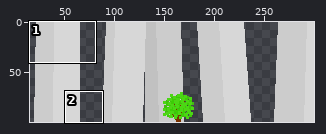
One commit to this sprite sheet: sprites/spr_junglebckgrnd_middle/layers/3fb82b8f-982a-4055-812a-0d083a6b7ca0/3bad359e-47ea-4571-80c9-3a5955a5948b.png. The first picture is a wide view before the edit; the outline marks the close-up.
Close-up. Before:
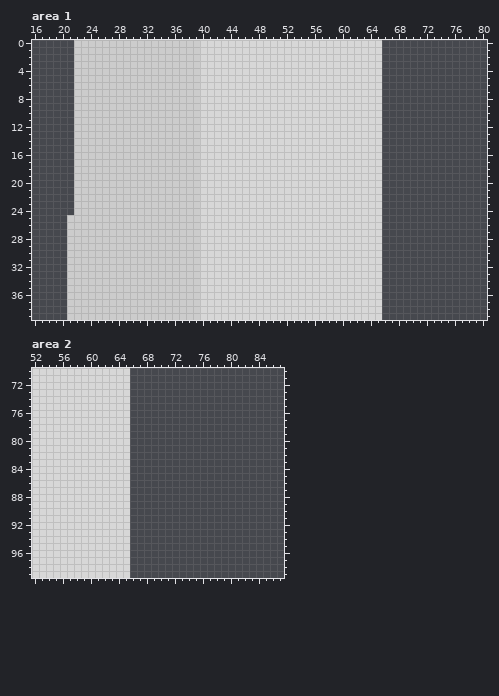
Shown: area 1: x 16..80, y 0..39; area 2: x 52..87, y 70..99. The wide view leaves out empty margins.
After:
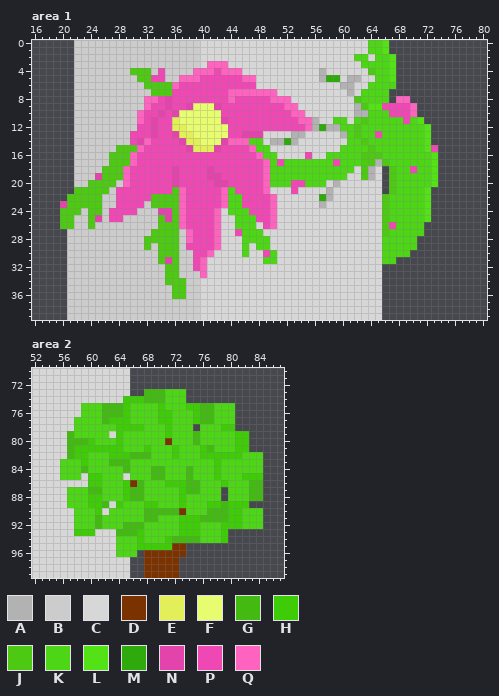
Palette (. is transparent): A #b2b2b2  B #cccccc  C #d7d7d7  D #7a3200  E #e3ef58  F #e7fc6e  G #42ba12  H #3dcc06  J #4dc914  K #4cd615  L #53e216  M #2faa0d  N #e244ab  P #ef47b3  Q #ff63c0
Change:
file 3000x1000 -> 300x100 pixels (blocks of 10x10 -> 1x1; one block is one cell here)
Changed rows in their new state; - is an unchanged pixel.
Area 1:
first column x 20:
 0 --------------------------------------------KKL-------
 1 --------------------------------------------KKL-------
 2 ------------------------------------------KK-KKL------
 3 ---------------------QQQ-------------------KKKKL------
 4 ----------JJJ-P----QQQPQQQ-----------A------JKKL------
 5 -----------JJPP--QQQPPPPPPQQ---------AMM-AA--KKL------
 6 ------------JJJJQPPPPPPPPPPP------------AA--KKKK------
 7 -------------JJJPPPPPPPPQQQQQQQ----------A-KKKK-------
 8 ------------QQPNPPPPPPPPQPPPPPQQQ---------JKKKK-QQ----
 9 ------------QPPNPPNFFFNPPPPPPPPPQQ--------AJLLPPPPQ---
10 -----------QPPNPNFFFFFFPPPPPPPPPPQQ-------AAKKKPPPQ---
11 -----------QPNPPEFFFFFFNPPPPPPPPPPQQA--KK-KJKKKKKPKL--
12 -----------PPNPPEEFFFFFFPPPPPPPPPPPQAMAAKKJKKKKKKKKKL-
13 ----------PPPNPPNEEFFFFFPPNNN----AA-----AKJKKPKKKKKKL-
14 ----------PNQPPPPNEEFFFNQQQKK-AAMA-------KKJKKKKKKKKL-
15 --------JJJQPPPPPPNEEENPPPPQKK----------KKKKJKKKKKKKLP
16 -------JJJQPPPPPPPPPPPPPPPPPQKK----P--KKKKKJJJKKKKKKKL
17 -------JJJQPPPPPPPPPPPPPPPPPPQKPKKKKKKKPKKKJJAJKKKKKKL
18 ------JJJQPPPPPPNPPPPNPPPPPPPQKKKKKKKKKKKK-JA--JKKPKKL
19 -----NJJJQPPPPPPNPPPPNNPPPPPPQKKKKKKKKKKK--JA--JKKKKKL
20 ----JJJJ-QPPPPPPNPPPPPNNPPPPPQKKKPPKKK-A-------JKKKKKL
21 --JJJJJ-PPPPPPPPJQPPPPPQKPPPPQ---P----A--------JKKKKL-
22 -JJJJJ--PPPPPJJJJQPPPPPQKKPPPPQ------MA-------JKKKKKL-
23 NJJJJJ--PPPP-JJJJQPPPPPQKKPPPPQ------A--------JKKKKKL-
24 JJJ-JJ-PPPP---NNJQPPPPQ-KKKPPPQ---------------JKKKKKL-
25 JJ--JN-PP-----JNJQPPPPQ--KKKPPQ---------------JKKKKKL-
26 JJ--J---------JJJQPPPPQ--KKK-PQ---------------JPKKKK--
27 -------------JJJJ-QPPPQ--PKKK-----------------JKKKKK--
28 ------------JJJJJ-QPPPQ---KKKK----------------KKKKK---
29 ------------J-JJJ-PPPPQ---K-KK----------------KKKKK---
30 --------------JJJ--PPQ----K--PK---------------KKKK----
31 --------------JNJ--PQ--------KK---------------KK------
32 ---------------JJ--PQ---------------------------------
33 ---------------JJ---Q---------------------------------
34 ---------------JJJ------------------------------------
35 ----------------JJ------------------------------------
36 ----------------JJ------------------------------------
Area 2:
first column x 56:
 73 ------------GGGKKK-----------
 74 ---------HHHGGGKKK-----------
 75 ---KKKGGGHKKKKHKKKHHGGKKK----
 76 ---KKKGGGHKKKKHHKKKHGGKKK----
 77 --KKKKGHHHKKKKHHKKKHGGKKK----
 78 --KKKKKKHHHHKKKHKKK-KKKHH----
 79 -GKKKKK-HKKKKKKHKKKGKKKKKHH--
 80 -GGGHKKKHKKKKKKDKKKGKKKKKHH--
 81 -GHHHHHHHKKKHKKKHKKKHGKKKHH--
 82 -GHHKKKHHHGGGKKKHKKKHHHHHHKKK
 83 KKKHKKKGGGKKKKKKKKKKKKHKKKKKK
 84 KKKGKKKKKGKKKGGKKKGKKKHKKKKKK
 85 KKK-HHKKK-KKKGGKKKGKKKHKKKHHH
 86 ----HHKKKHDGKKKHHHGGKKKHKKKGG
 87 -KKKGGKKKHGGKKKKKHGGKKK-KKKGG
 88 -KKKHHKKKHGGKKKKKHKKKKK-KKKGG
 89 -KKKHHG-HKKKHHKKKHKKKHHGHHH--
 90 --KKKH-KKKKKGGGGGDKKKGGGHHKKK
 91 --KKKGKKKKKKGGKKKHHHGGGGHHKKK
 92 --KKKGKKKGGGKKKKKHHHKKKHHHKKK
 93 --HHH---GGGHKKKKKHHHKKKH-----
 94 --------KKKHKKKHGGGGKKKH-----
 95 --------KKKHHHHHDD-----------
 96 --------KKK-DDDDDD-----------
 97 ------------DDDDD------------
 98 ------------DDDDD------------
 99 ------------DDDDD------------
